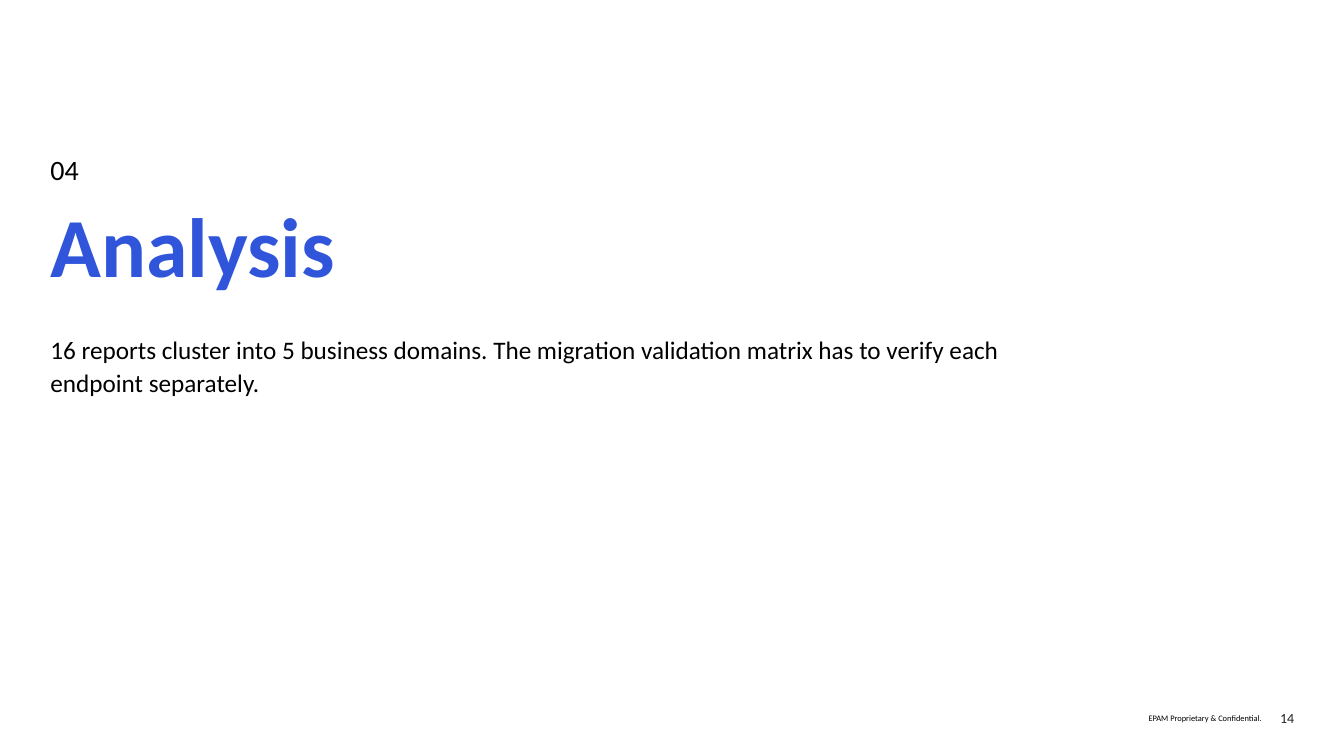
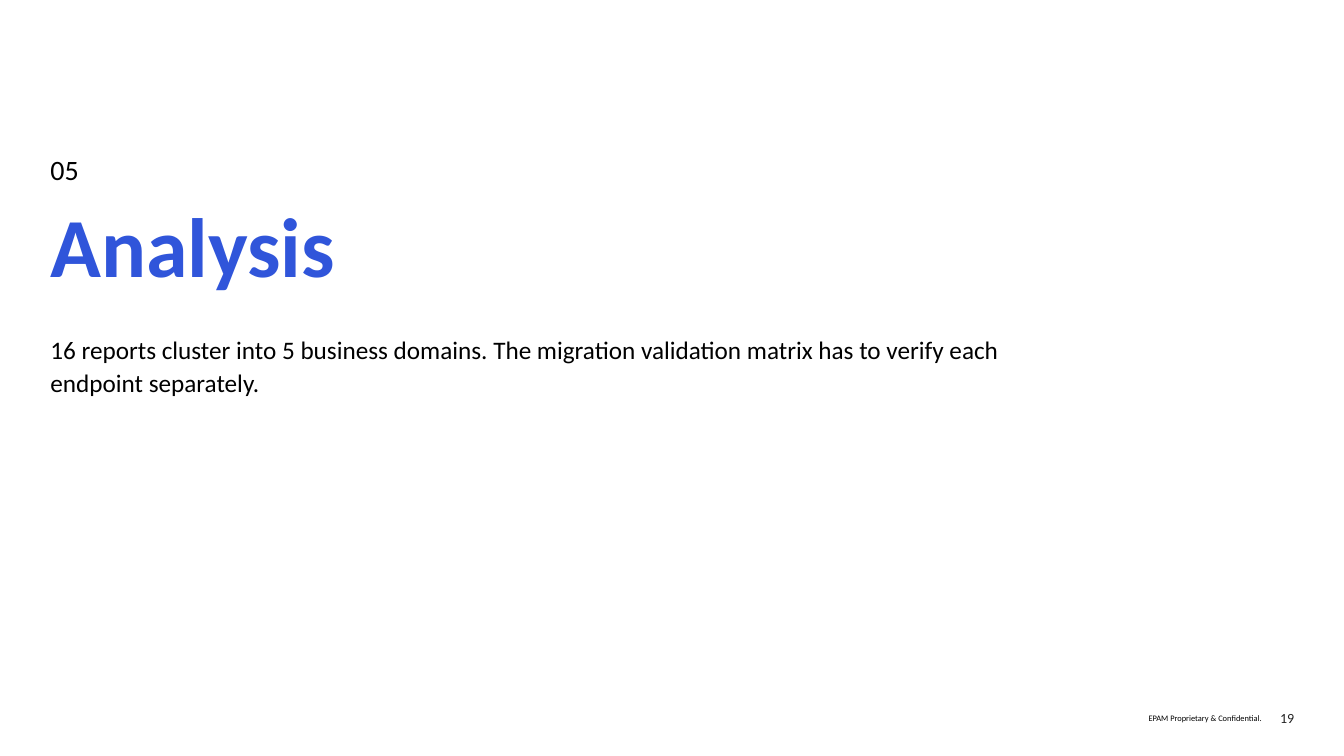
Before and after one commit to fr0ster/cloud-llm-hub, a slide deck: slide 19 of docs/tutorials/codebase-analysis/examples/report.simple-deck.pptx (slide 14 before the commit). Drawn at 1344x756 pixels with LibreOffice and Linux fonts; fonts in the diff are those of the drawing; background and template pictures are left out. Boxes give left, top, right and bottom in pixels: in the first picture for what was removed or moved away, otherwise in the second. Text is boxed around its words. In the diff, an @@ line names an element or a change of style, - is before the commit and + after.

```diff
--- a/docs/tutorials/codebase-analysis/examples/report.simple-deck.pptx
+++ b/docs/tutorials/codebase-analysis/examples/report.simple-deck.pptx
@@ text at <box>50,162,78,180</box>: text changed @@
-04
+05
@@ page number at <box>1280,714,1294,723</box>: text changed @@
-14
+19
```
Also in this commit, not shown: 6 other slides changed, 5 slides added, 15 other files.
